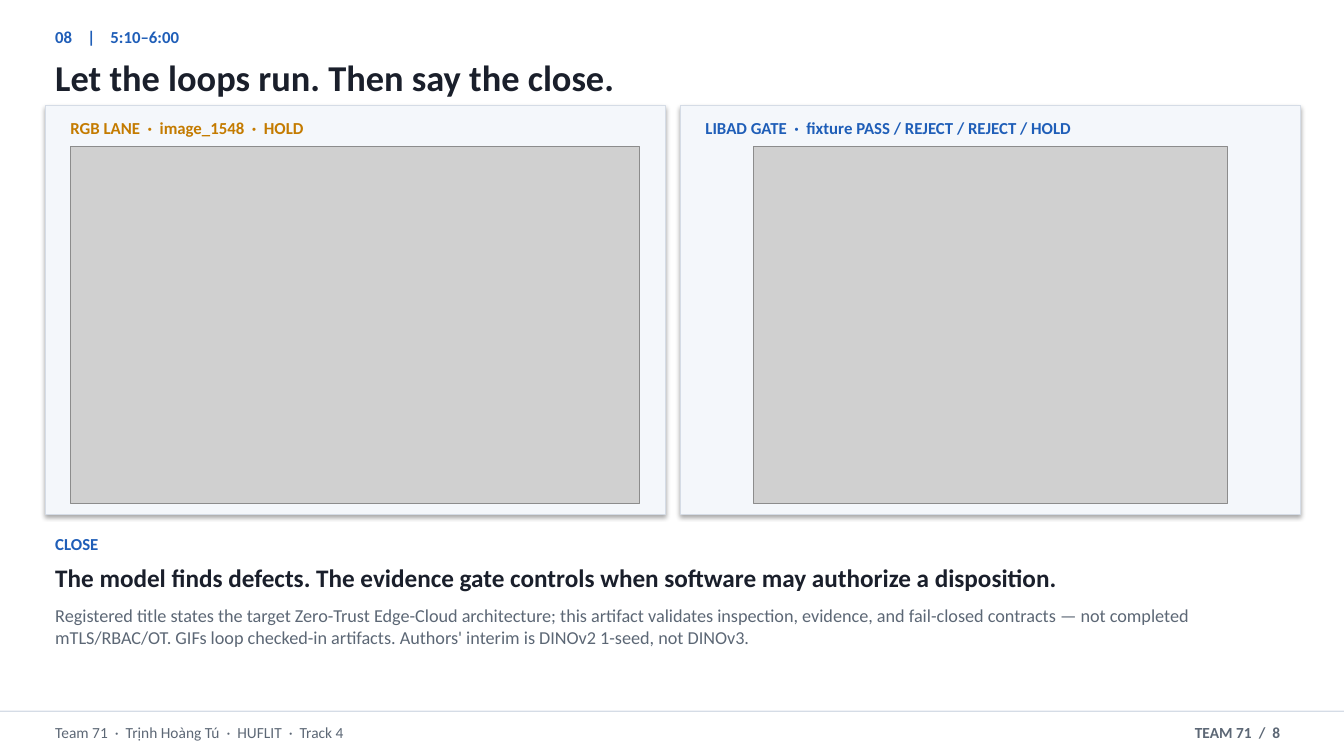
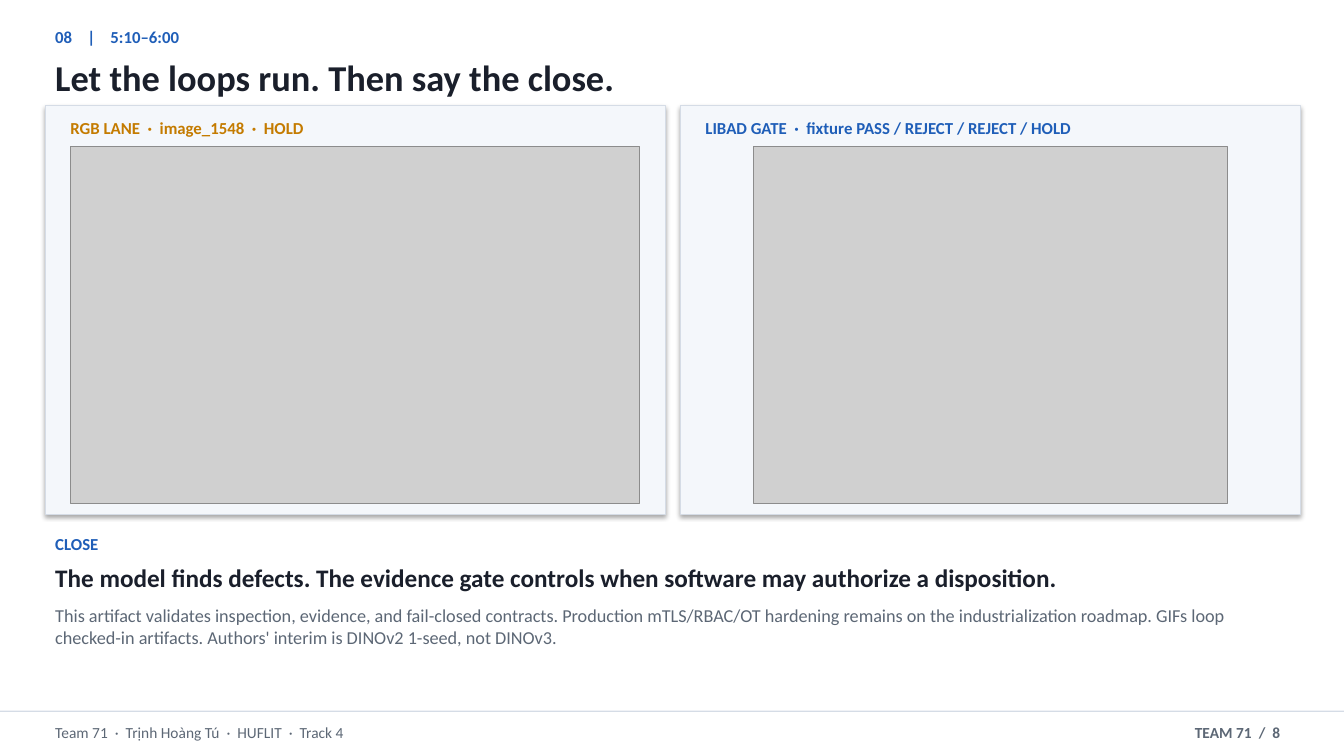
Before and after one commit to thtcsec/securecoating-vision, a slide deck: slide 8 of SecureCoating-Vision_Final_Defense_6min.pptx. Drawn at 1344x756 pixels with LibreOffice and Linux fonts; fonts in the diff are those of the drawing; grey boxes stand for pictures. Boxes give left, top, right and bottom in pixels: in the first picture for what was removed or moved away, otherwise in the second. Text is boxed around its words. In the diff, an @@ line names an element or a change of style, - is before the commit and + after.

```diff
--- a/SecureCoating-Vision_Final_Defense_6min.pptx
+++ b/SecureCoating-Vision_Final_Defense_6min.pptx
@@ text at (55,609,1224,646): text changed @@
-Registered title states the target Zero-Trust Edge-Cloud architecture; this artifact validates inspection, evidence, and fail-closed contracts — not completed mTLS/RBAC/OT. GIFs loop checked-in artifacts. Authors' interim is DINOv2 1-seed, not DINOv3.
+This artifact validates inspection, evidence, and fail-closed contracts. Production mTLS/RBAC/OT hardening remains on the industrialization roadmap. GIFs loop checked-in artifacts. Authors' interim is DINOv2 1-seed, not DINOv3.
```
Also in this commit, not shown: 1 other slide changed, 21 other files.
